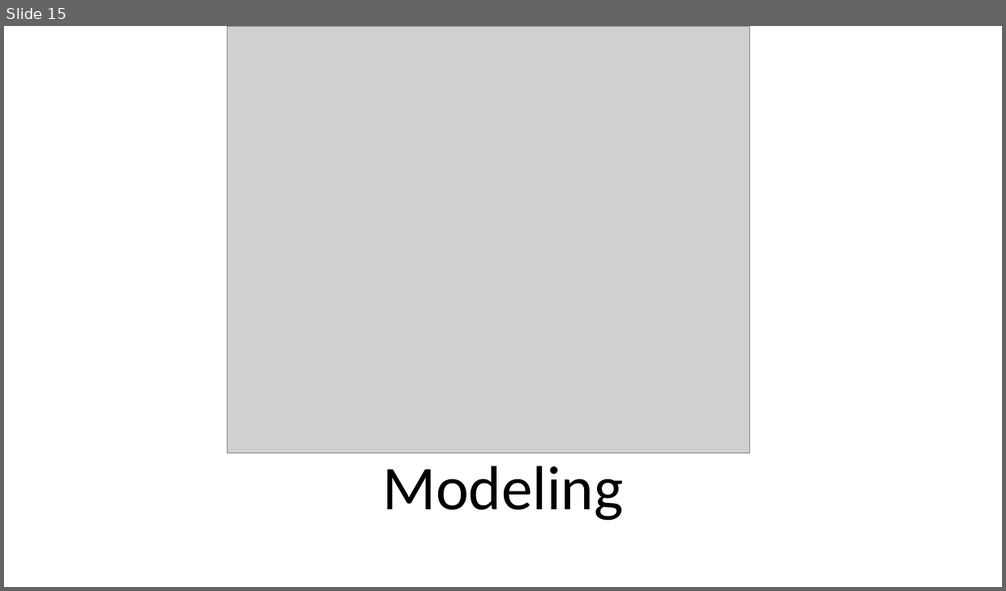
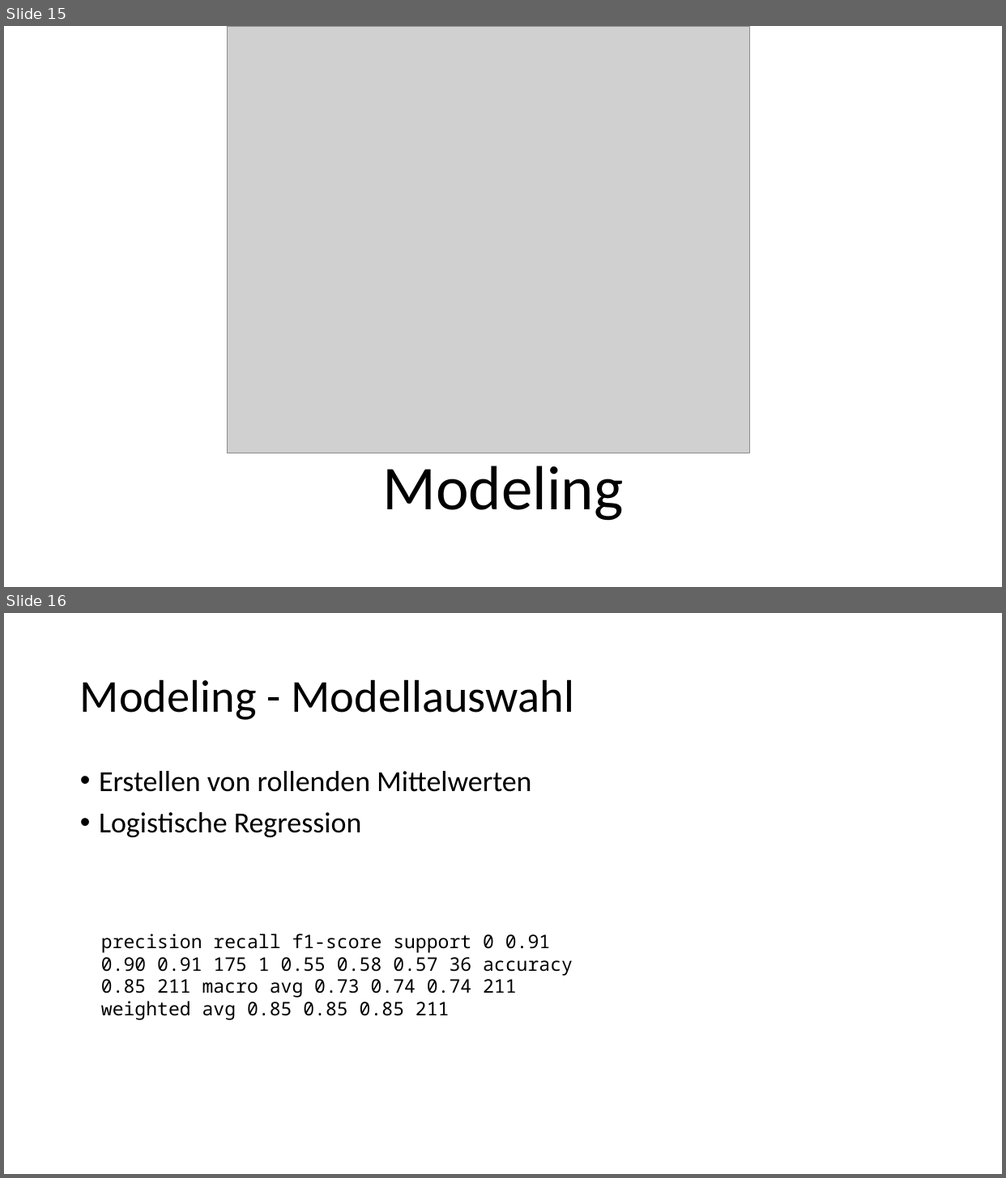
Before and after one commit to Flitschi7/big-data-management, a slide deck: Dokumentation HHZ Rocket Project.pptx. Shown one above the other, each under a label of ours: slide 15 before the commit, slides 15 and 16 after it. The pictures are 1006x591 and 1006x1178 pixels, drawn with LibreOffice and Linux fonts; fonts in the diff are those of the drawing; grey boxes stand for pictures. Boxes give left, top, right and bottom in pixels: in the first picture for what was removed or moved away, otherwise in the second. Text is boxed around its words. In the diff, an @@ line names an element or a change of style, - is before the commit and + after.

```diff
--- a/Dokumentation HHZ Rocket Project.pptx
+++ b/Dokumentation HHZ Rocket Project.pptx
@@ slide 16 added at bbox=[4, 613, 1002, 1174], background #FFFFFF @@
@@ title added at bbox=[80, 679, 573, 720], 44 pt, text #000000 @@
+Modeling - Modellauswahl
@@ text added at bbox=[99, 771, 531, 837], 28 pt, text #000000 @@
+• Erstellen von rollenden Mittelwerten
+• Logistische Regression
@@ text added at bbox=[101, 934, 573, 1020], 18 pt, text #000000 @@
+precision recall f1-score support 0 0.91 0.90 0.91 175 1 0.55 0.58 0.57 36 accuracy 0.85 211 macro avg 0.73 0.74 0.74 211 weighted avg 0.85 0.85 0.85 211
```
Also in this commit, not shown: 4 other slides added, 1 slide removed, 1 other file.
